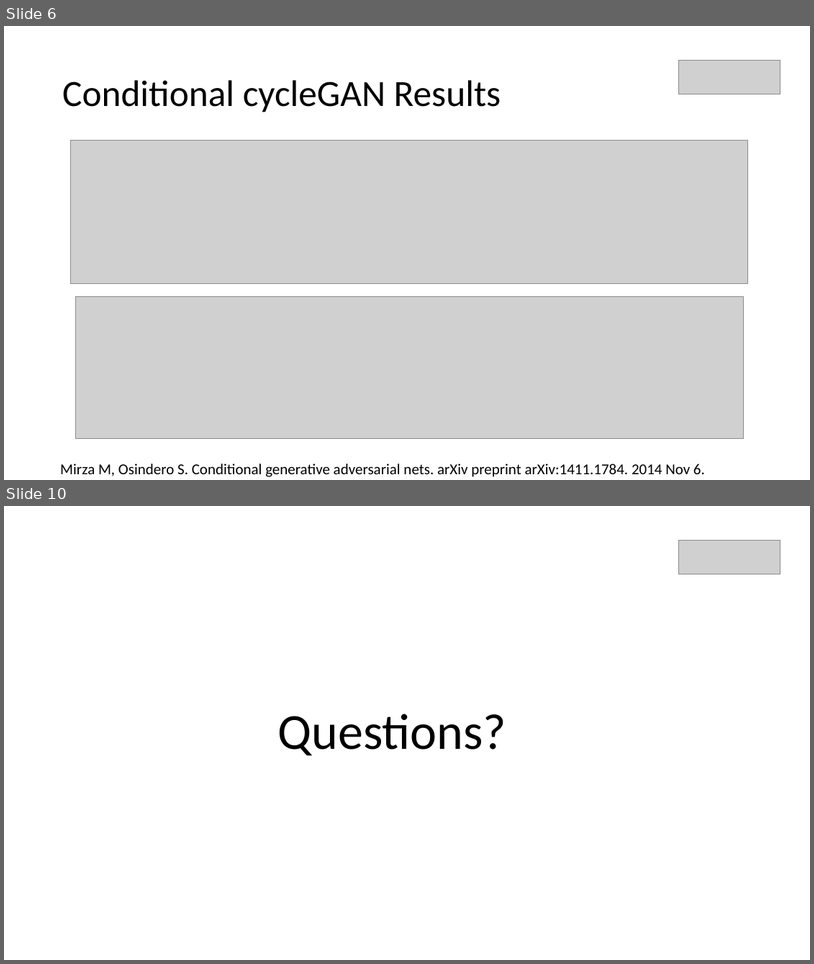
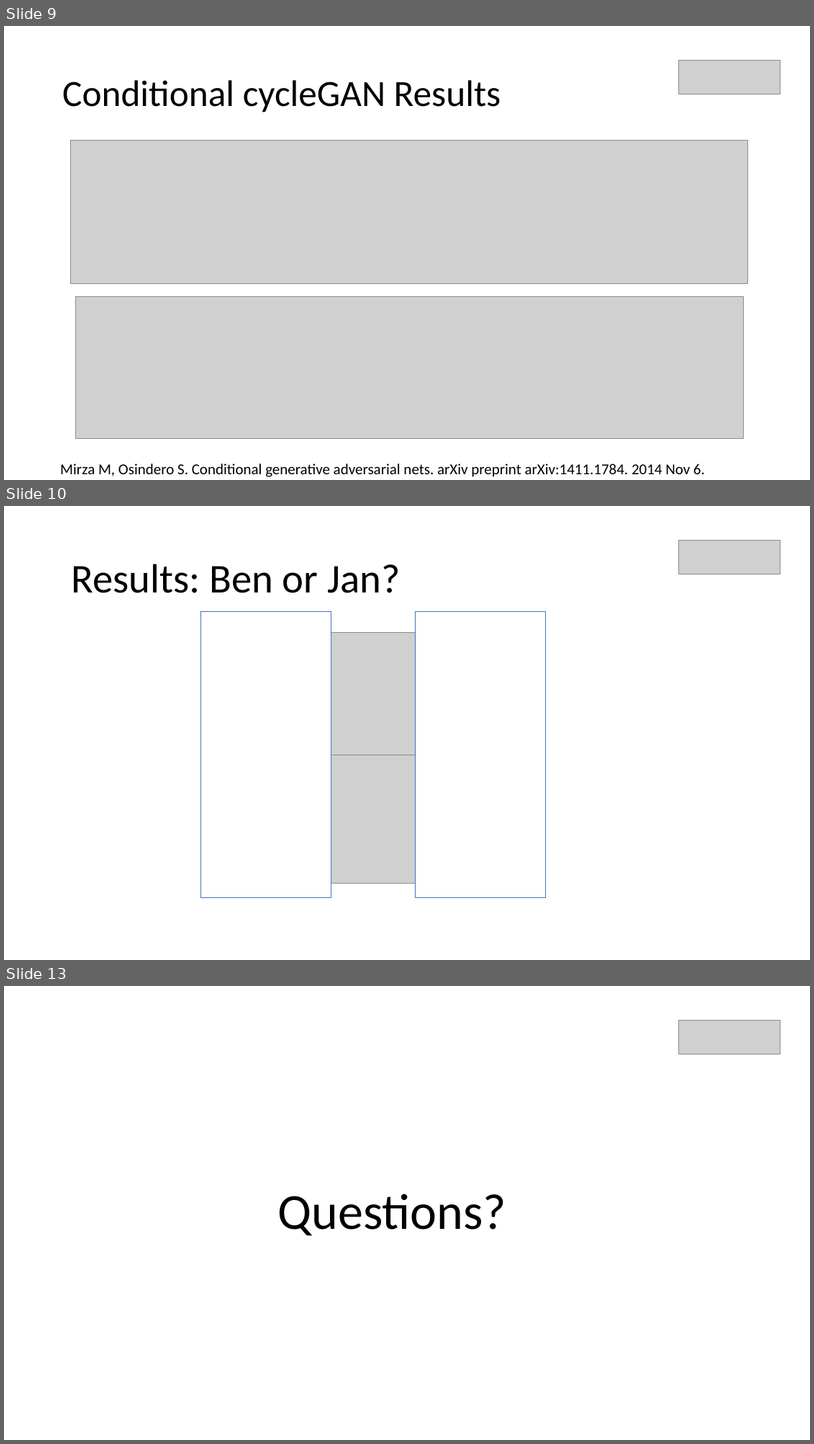
Before and after one commit to fs2019-atml/face-to-cartoon, a slide deck: Presentation_FaceToCartoon.pptx. Shown one above the other, each under a label of ours: slides 6 and 10 before the commit, slides 9, 10 and 13 after it; the slides between them are not shown. The pictures are 814x964 and 814x1444 pixels, drawn with LibreOffice and Linux fonts; fonts in the diff are those of the drawing; grey boxes stand for pictures. Boxes give left, top, right and bottom in pixels: in the first picture for what was removed or moved away, otherwise in the second. Text is boxed around its words. In the diff, an @@ line names an element or a change of style, - is before the commit and + after.

```diff
--- a/Presentation_FaceToCartoon.pptx
+++ b/Presentation_FaceToCartoon.pptx
@@ slide 10 added at [4,506,810,960], background #FFFFFF @@
@@ picture added at [679,541,781,574] @@
@@ title added at [71,564,400,593], 48.6 pt, text #000000 @@
+Results: Ben or Jan?
@@ rectangle added at [201,612,332,898], fill #FFFFFF, outline #4472C4 1 pt @@
@@ rectangle added at [416,612,546,898], fill #FFFFFF, outline #4472C4 1 pt @@
@@ picture added at [214,633,532,754] @@
@@ picture added at [214,754,530,883] @@
@@ what was slide 6 is now slide 9 @@
@@ what was slide 10 is now slide 13 @@
```
Also in this commit, not shown: 3 slides changed, 5 other slides added, 3 slides removed, 1 other file.
